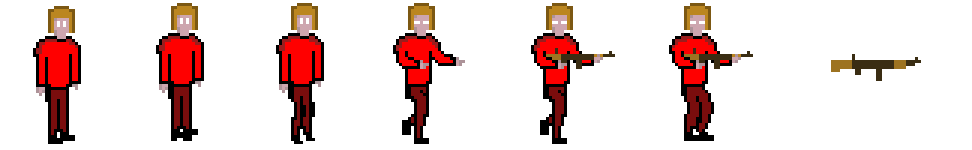
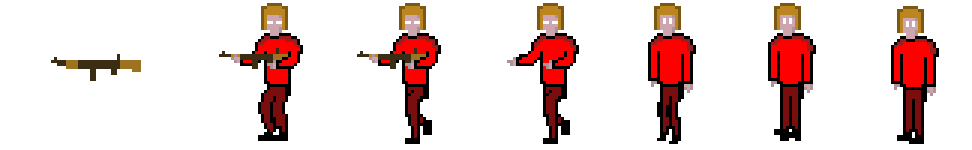
The second 972x150 image is a revision of the first. Changes to its layers:
painted on "Layer 8" over [36, 36, 936, 81]
painted on "Layer 7" over [219, 3, 753, 141]
painted on "Layer 6" over [357, 3, 615, 144]
painted on "Layer 5" over [393, 3, 579, 144]
painted on "Layer 4" over [276, 3, 696, 144]
painted on "Layer 3" over [156, 3, 816, 141]
painted on "Layer 1" over [33, 6, 939, 144]
